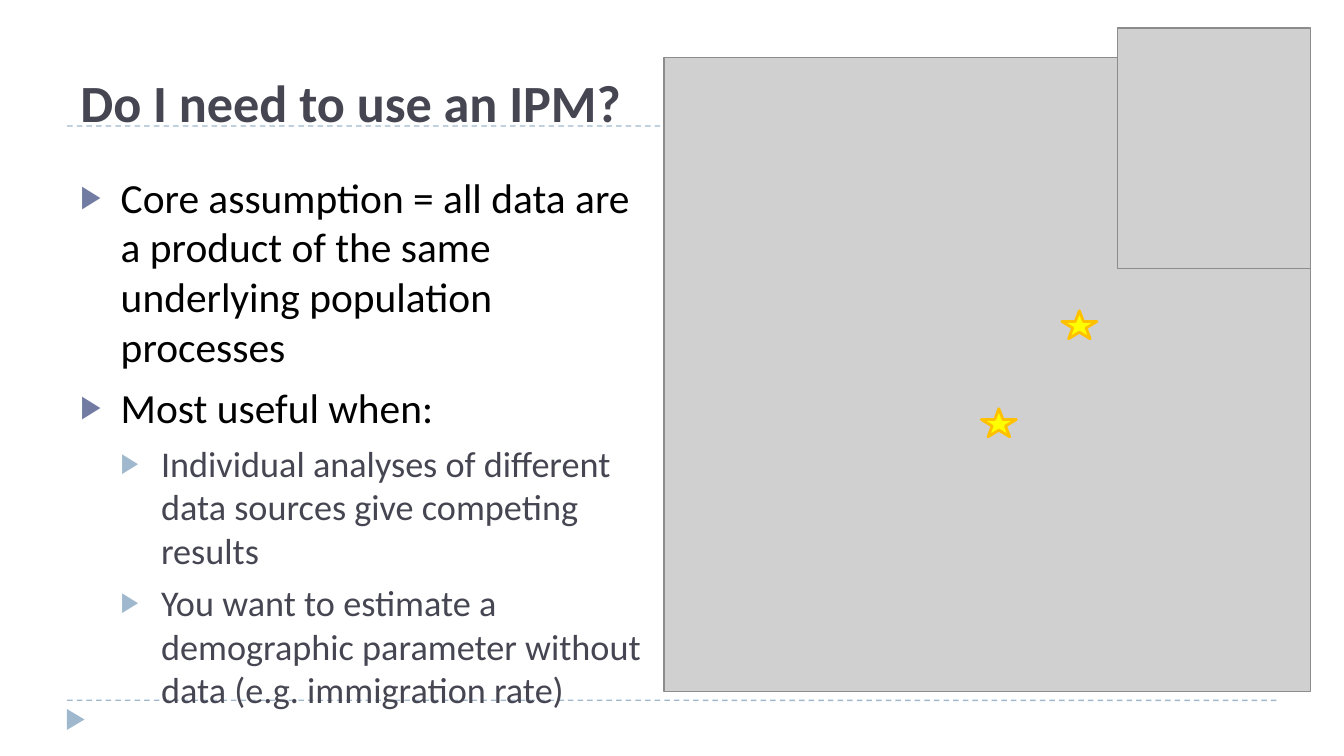
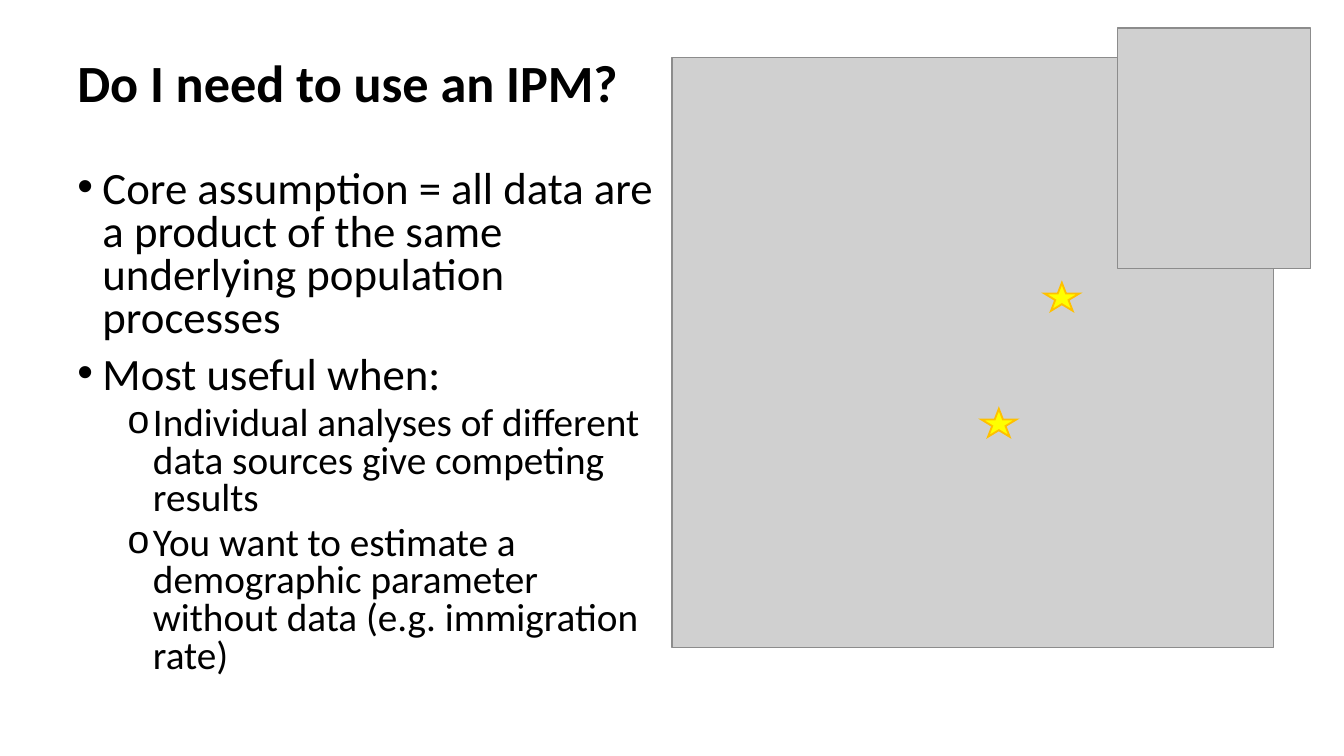
Before and after one commit to ssa200/ssa200.github.io, a slide deck: slide 22 of static/lectures/05_demo-data.pptx (slide 21 before the commit). Drawn at 1344x756 pixels with LibreOffice and Linux fonts; fonts in the diff are those of the drawing; grey boxes stand for pictures; background and template pictures are left out. Boxes give left, top, right and bottom in pixels: in the first picture for what was removed or moved away, otherwise in the second. Text is boxed around its words. In the diff, an @@ line names an element or a change of style, - is before the commit and + after.

```diff
--- a/static/lectures/05_demo-data.pptx
+++ b/static/lectures/05_demo-data.pptx
@@ title "Do I need to use ..." at [77,65,618,103]: text colour #464653 to #000000; line spacing 1 to 0.9; vertical alignment bottom to middle @@
@@ picture: place and size @@
-picture at [664,58,1310,692]
+picture at [672,58,1274,648]
@@ line removed from (67, 126) to (1277, 126) @@
@@ text "Core assumption = all data ..." at [102,173,653,674]: size 22.2 to 24 pt in "Core assumption = all data are a ...", "Most useful when:"; size 19.4 to 21 pt, text colour #464653 to #000000 in "Individual analyses of different data sources give ...", "You want to estimate a demographic parameter ..."; bullet ▶ to •; line spacing 1 to 0.8; more space between paragraphs; bullet ▶ to o; less space between paragraphs @@
@@ star: place and size @@
-star at [1062,310,1097,339]
+star at [1044,282,1079,310]
@@ star at [1044,282,1079,310]: outline #FFC000 1.5 pt to #FFC000 1 pt @@
@@ line removed from (67, 700) to (1277, 700) @@
@@ triangle removed at [67,709,84,730] @@
```
Also in this commit, not shown: 19 other slides changed, 2 slides added, 1 slide removed.
